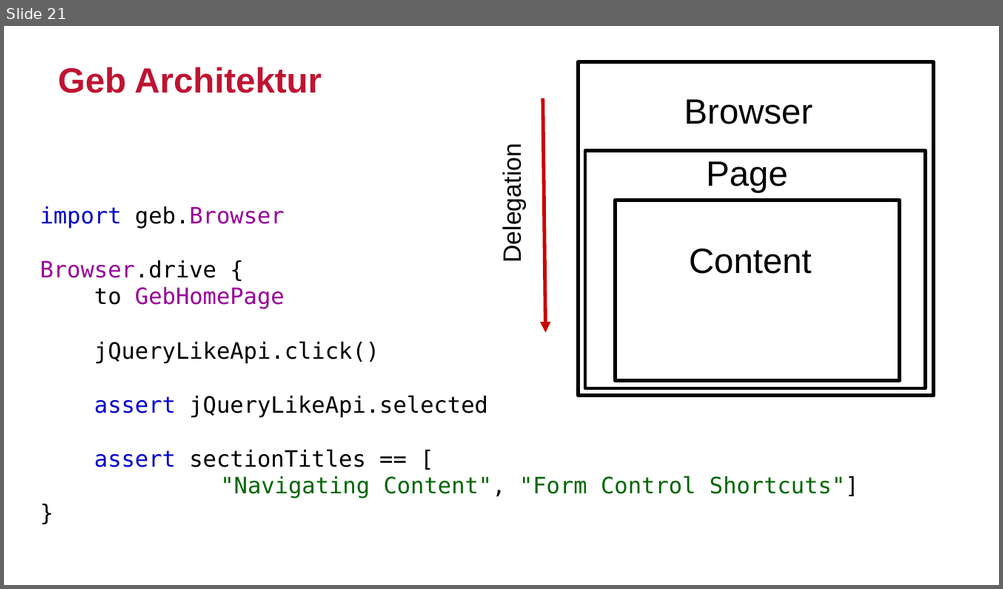
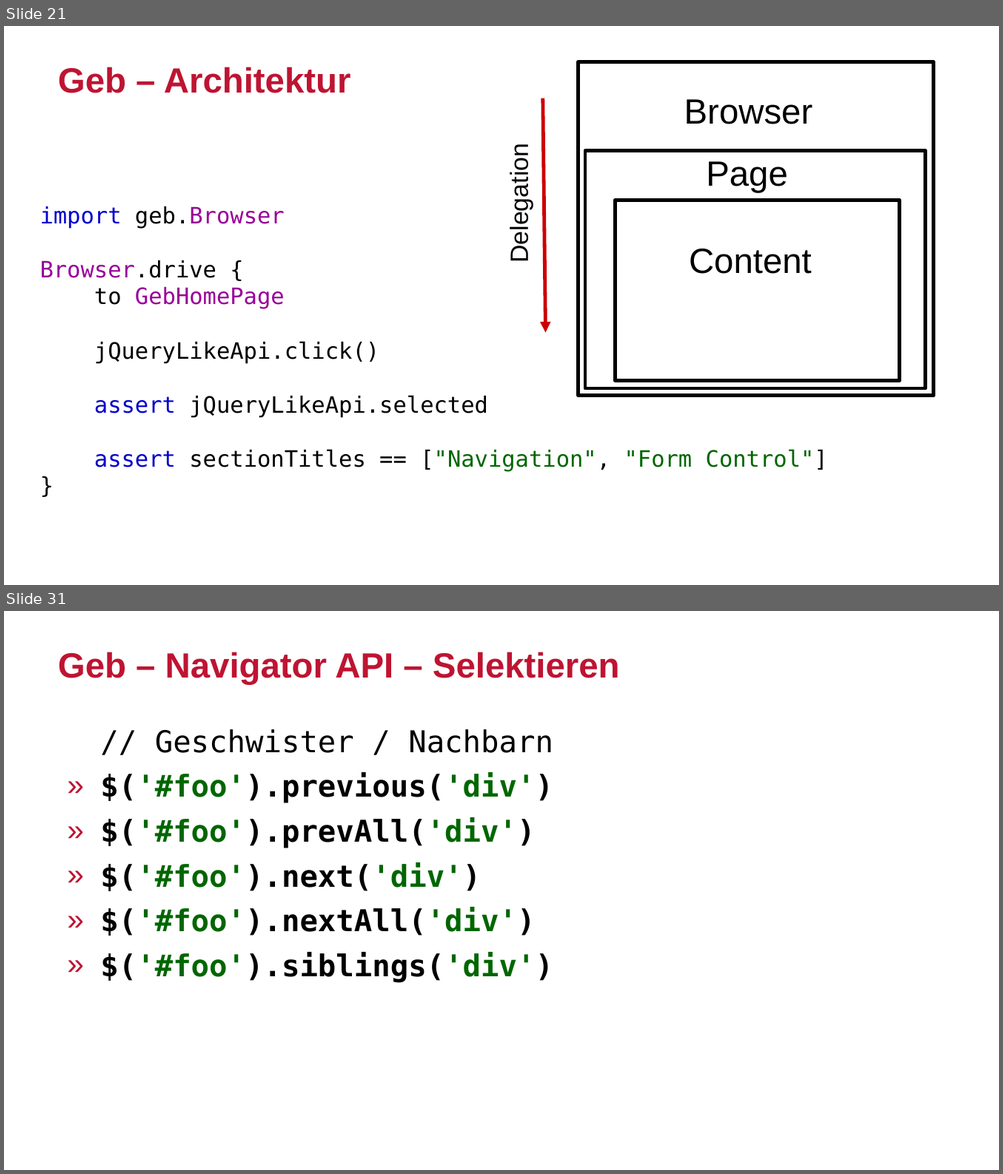
Before and after one commit to sclassen/sessions, a slide deck: javaland2017/ui-tests-with-geb/slides.odp. Shown one above the other, each under a label of ours: slide 21 before the commit, slides 21 and 31 after it; the slides between them are not shown. The pictures are 1003x589 and 1003x1174 pixels, drawn with LibreOffice and Linux fonts; fonts in the diff are those of the drawing; background and template pictures are left out. Boxes give left, top, right and bottom in pixels: in the first picture for what was removed or moved away, otherwise in the second. Text is boxed around its words. In the diff, an @@ line names an element or a change of style, - is before the commit and + after.

```diff
--- a/javaland2017/ui-tests-with-geb/slides.odp
+++ b/javaland2017/ui-tests-with-geb/slides.odp
@@ slide 31 added at <box>4,611,999,1170</box>, background #FFFFFF @@
@@ title added at <box>58,652,620,684</box>, 28 pt, text #BE1432, bold @@
+Geb – Navigator API – Selektieren
@@ text added at <box>100,729,553,983</box>, 24 pt, text #000000, bold @@
+// Geschwister / Nachbarn
+» $('#foo').previous('div')
+» $('#foo').prevAll('div')
+» $('#foo').next('div')
+» $('#foo').nextAll('div')
+» $('#foo').siblings('div')
@@ slide 21 changed as well @@
@@ title at <box>58,67,351,93</box>: text changed @@
-Geb Architektur
+Geb – Architektur
@@ text "Delegation": place and size @@
-text "Delegation" at <box>498,158,526,260</box>
+text "Delegation" at <box>505,158,533,260</box>
@@ text at <box>94,449,828,471</box>: text changed @@
-assert sectionTitles == [
-"Navigating Content", "Form Control Shortcuts"]
+assert sectionTitles == ["Navigation", "Form Control"]
```
Also in this commit, not shown: 10 other slides changed, 14 other slides added.
